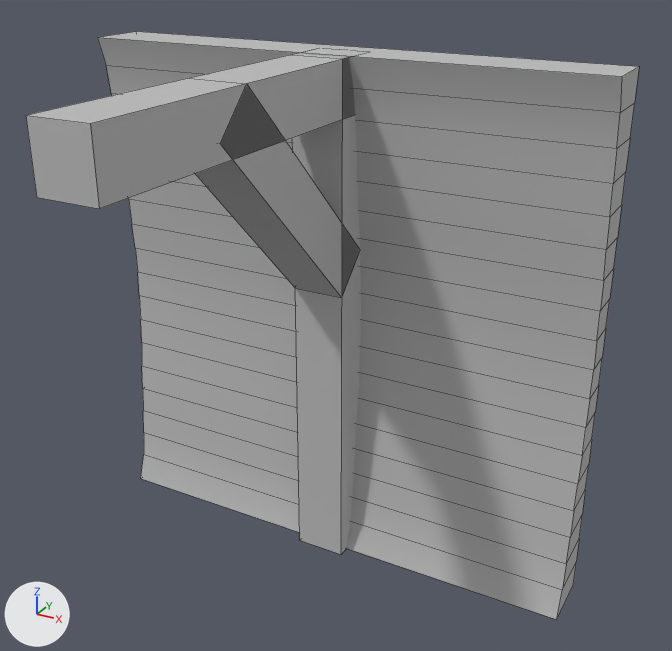
What one commit did to the OBJ model EndlessRunner/assets/Models/Data/Wall.obj.
The view is the same before and after, from a 50 mm lens placed at (8.05, -7.97, 12.13), pointed at (1.1, 4.68, 5.81). Lighting does not change. The marker at lower left points along +X, +Y and +Z. Mesh edges are drawn as thin lines. Where no turn or scale is listed for an object, it has been applied to the vertices.

Names of what the first picture shows: 'Wall'.
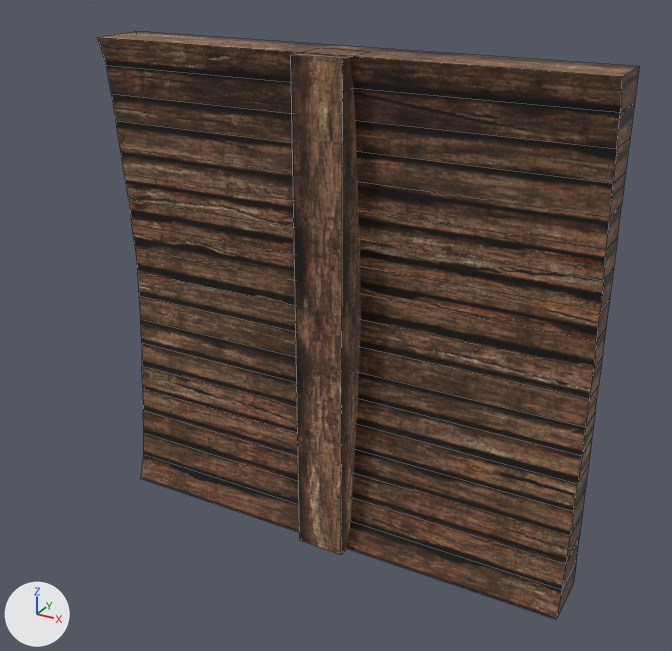
What differs and where, as boxes (x1, y1, x2, y2) in the pictures (672 x 651 px):
'Wall', surface changed, reshaped (grey to brown, 12% narrower)
    before: (26, 32, 639, 620)
    after: (97, 32, 639, 620)
part 1 of me_wall, deleted
    before: (196, 85, 360, 298)
part 2 of me_wall, deleted
    before: (26, 55, 355, 209)
part 3 of me_wall, surface changed (grey to brown)
    both: (97, 32, 639, 620)

Edits to the bpy script that builds the scene:
```text
Add img_wall_png:
    img_wall_png = load_image('wall.png', '../../Textures/wall.png', 1024, 1024, 'sRGB')
Change mat_initialshadinggroup:
    remove mat_initialshadinggroup.base_color = (0.5, 0.5, 0.5)  # grey #bcbcbc
    add mat_initialshadinggroup.texture = img_wall_png
    mat_initialshadinggroup.roughness: 1.0 -> 0.69
Change me_wall:
    used by ob_wall; location = (0.0, 0.0, 0.0)
    remove me_wall.from_pydata(...)  # 100 vertices, 92 faces; spans x -5.0..5.0, y -0.02..7.35, z -0.02..10.0
    add me_wall.from_pydata(...)  # 84 vertices, 80 faces; spans x -5.0..5.0, y 5.99..7.35, z -0.02..10.0
    me_wall part 1: the loose piece of 8 vertices spanning x -0.5..0.5, y 2.45..6.7, z 5.73..9.98 is deleted
    me_wall part 2: the loose piece of 8 vertices spanning x -0.5..0.5, y -0.02..6.99, z 8.98..9.98 is deleted
    me_wall part 3: 80 kept faces spanning x -5.0..5.0, y 5.99..7.35, z -0.02..10.0 get new texture (UV) coordinates
```
